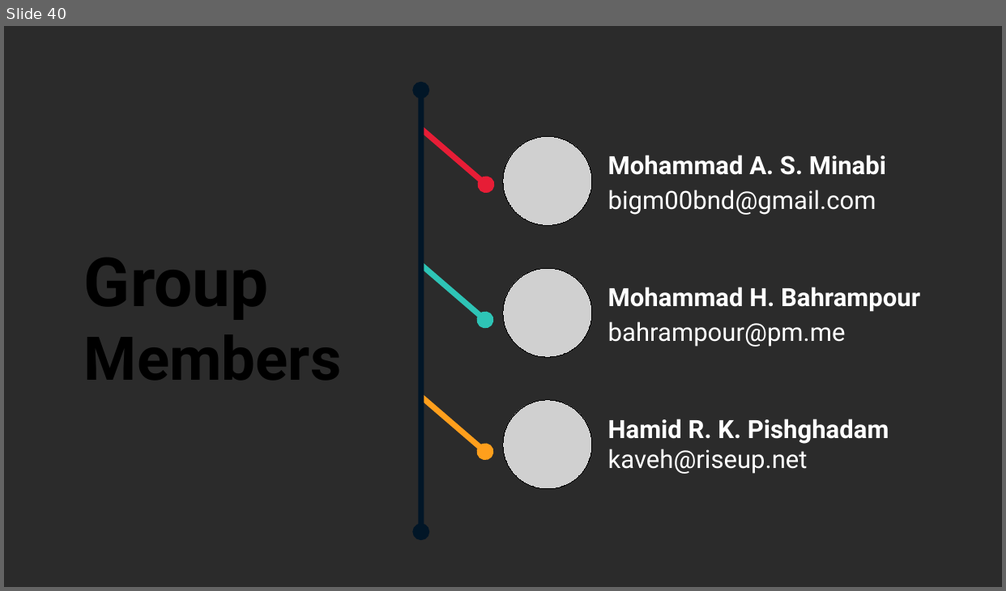
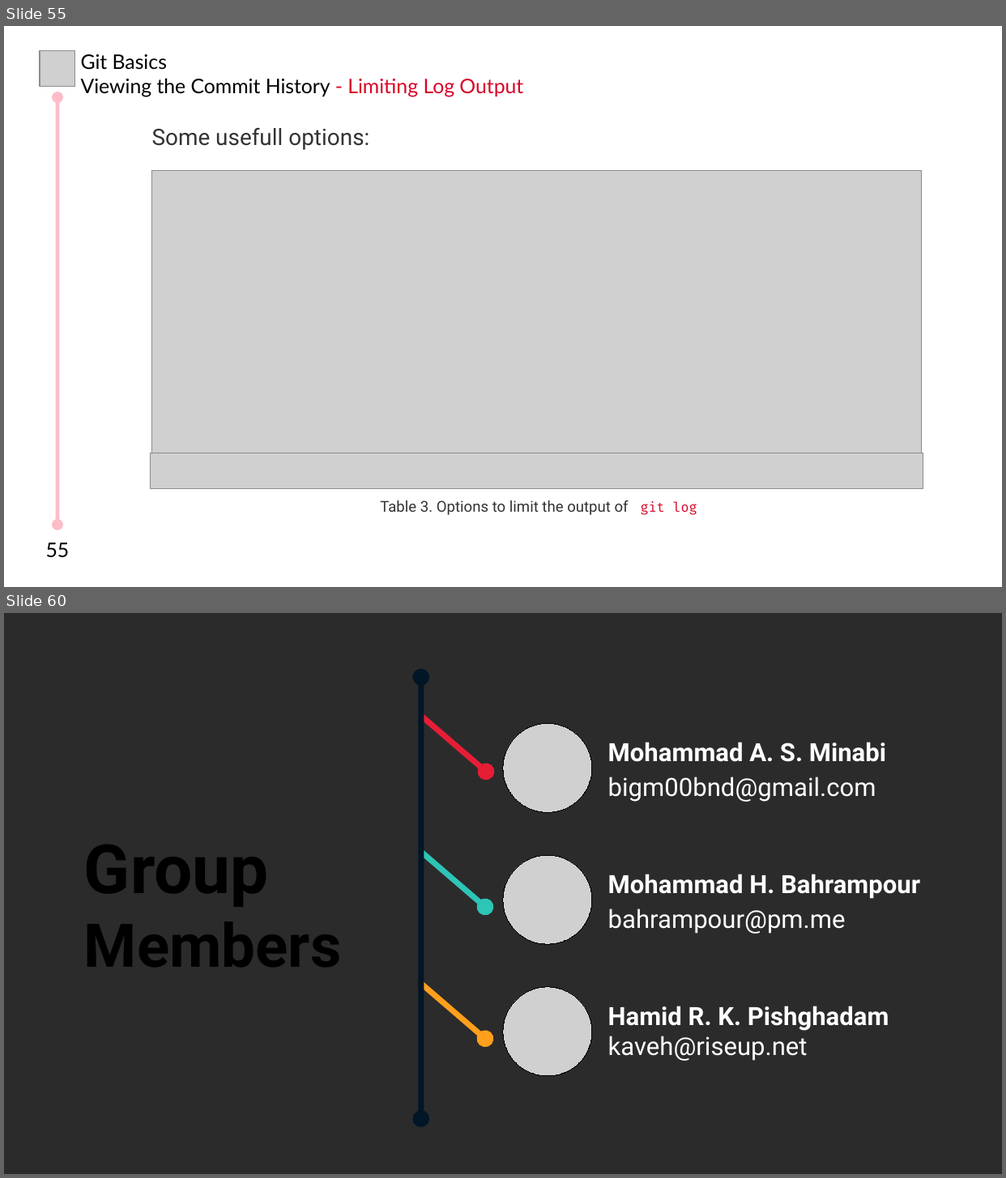
Before and after one commit to MHBahrampour/git-presentation-files, a slide deck: Chapter 2/Chapter 2.odp. Shown one above the other, each under a label of ours: slide 40 before the commit, slides 55 and 60 after it; the slides between them are not shown. The pictures are 1006x591 and 1006x1178 pixels, drawn with LibreOffice and Linux fonts; fonts in the diff are those of the drawing; grey boxes stand for pictures; background and template pictures are left out; a plain dark background stands for a picture behind light text. Boxes give left, top, right and bottom in pixels: in the first picture for what was removed or moved away, otherwise in the second. Text is boxed around its words. In the diff, an @@ line names an element or a change of style, - is before the commit and + after.

Commit message:
'Ch2 - Viewing the Commit History' is completed

```diff
--- a/Chapter 2/Chapter 2.odp
+++ b/Chapter 2/Chapter 2.odp
@@ slide 55 added at (x1=4, y1=26, x2=1002, y2=587), background #FFFFFF @@
@@ picture added at (x1=40, y1=51, x2=74, y2=87) @@
@@ text added at (x1=81, y1=54, x2=523, y2=97), 16 pt, text #000000 @@
+Git Basics
+Viewing the Commit History - Limiting Log Output
@@ double arrow added from (57, 97) to (57, 525), #FCBDC8 3 pt @@
@@ text added at (x1=152, y1=127, x2=369, y2=150), 18 pt, text #333333 @@
+Some usefull options:
@@ picture added at (x1=151, y1=170, x2=922, y2=457) @@
@@ picture added at (x1=151, y1=454, x2=923, y2=489) @@
@@ text added at (x1=380, y1=501, x2=697, y2=515), 12 pt, text #333333 @@
+Table 3. Options to limit the output of git log
@@ text added at (x1=46, y1=543, x2=70, y2=558), 16 pt, text #000000 @@
+55
@@ what was slide 40 is now slide 60 @@
```
Also in this commit, not shown: 1 slide changed, 19 other slides added.
